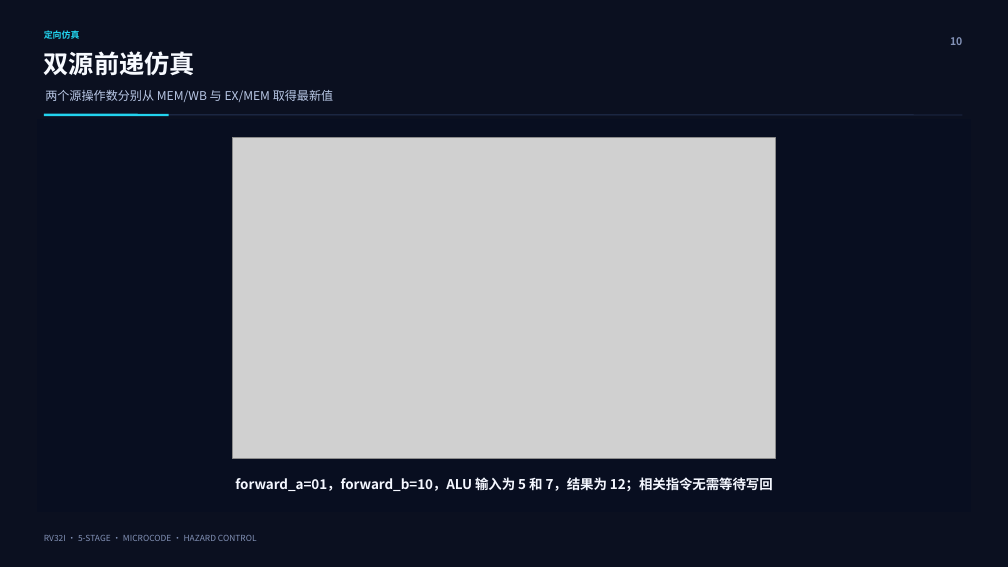
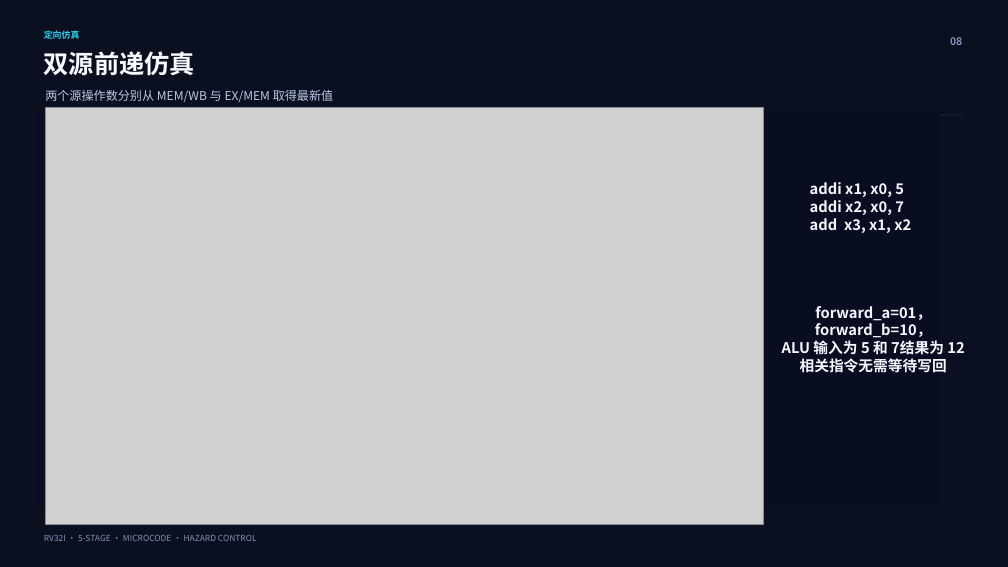
Before and after one commit to Neon246760/CPU-Course-Design, a slide deck: slide 8 of docs/中期汇报ppt/计组中期_含仿真波形_三人答辩补充版_修复版.pptx (slide 10 before the commit). Drawn at 1008x567 pixels with LibreOffice and Linux fonts; fonts in the diff are those of the drawing; grey boxes stand for pictures. Boxes give left, top, right and bottom in pixels: in the first picture for what was removed or moved away, otherwise in the second. Text is boxed around its words. In the diff, an @@ line names an element or a change of style, - is before the commit and + after.

```diff
--- a/docs/中期汇报ppt/计组中期_含仿真波形_三人答辩补充版_修复版.pptx
+++ b/docs/中期汇报ppt/计组中期_含仿真波形_三人答辩补充版_修复版.pptx
@@ text at (950, 37, 962, 45): text changed @@
-10
+08
@@ rectangle: place and size @@
-rectangle at (38, 119, 970, 512)
+rectangle at (37, 113, 939, 505)
@@ line removed from (44, 115) to (169, 115) @@
@@ picture: place and size @@
-picture at (233, 138, 776, 458)
+picture at (45, 107, 763, 525)
@@ text at (782, 182, 964, 373): text changed; size 12.8 to 14 pt @@
-forward_a=01，forward_b=10，ALU 输入为 5 和 7，结果为 12；相关指令无需等待写回
+  addi x1, x0, 5
+  addi x2, x0, 7
+  add x3, x1, x2
+forward_a=01，forward_b=10，
+ALU 输入为 5 和 7结果为 12
+相关指令无需等待写回
```
Also in this commit, not shown: 4 other slides changed, 3 other files.
